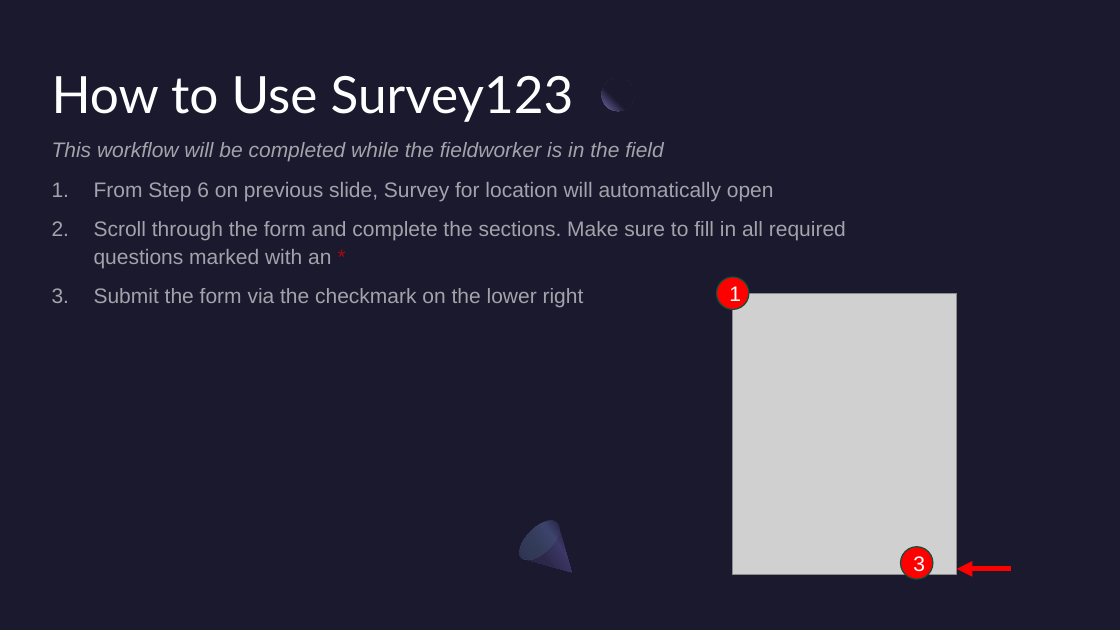
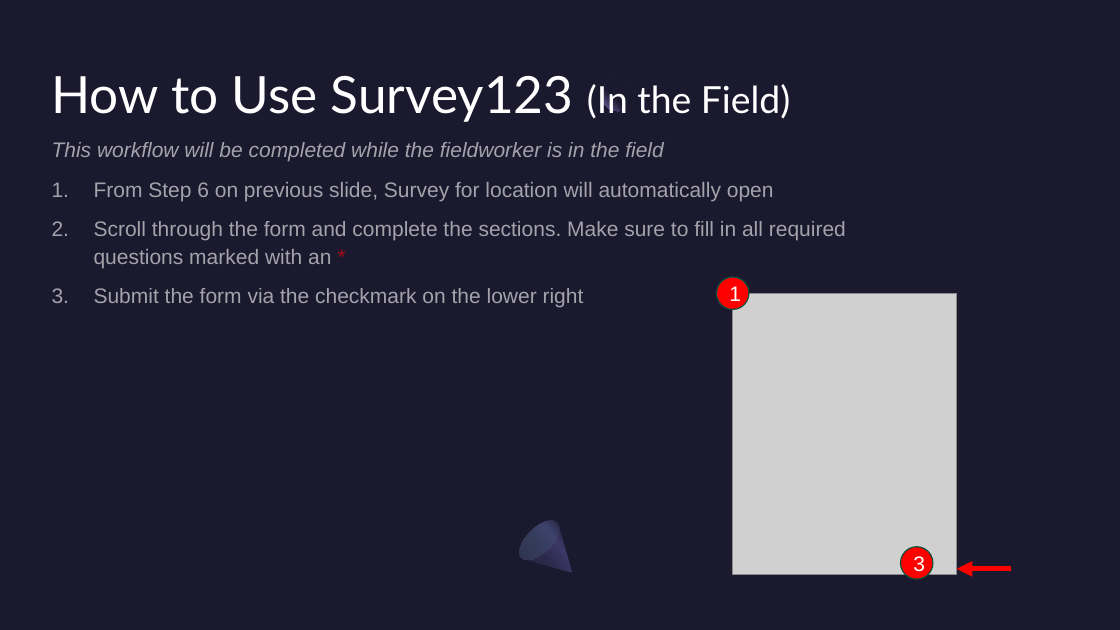
Before and after one commit to NWFWMD-IT/Hydrologic-Monitoring-Project, a slide deck: slide 6 of documents/user_guides/Hydrologic-Monitoring-Project-Fieldwork-Instructions.pptx (slide 5 before the commit). Drawn at 1120x630 pixels with LibreOffice and Linux fonts; fonts in the diff are those of the drawing; grey boxes stand for pictures. Boxes give left, top, right and bottom in pixels: in the first picture for what was removed or moved away, otherwise in the second. Text is boxed around its words. In the diff, an @@ line names an element or a change of style, - is before the commit and + after.

Commit message:
Added slide to explain how to update the Survey123

```diff
--- a/documents/user_guides/Hydrologic-Monitoring-Project-Fieldwork-Instructions.pptx
+++ b/documents/user_guides/Hydrologic-Monitoring-Project-Fieldwork-Instructions.pptx
@@ title at [52, 76, 790, 122]: text changed @@
-How to Use Survey123
+How to Use Survey123 (In the Field)
```
Also in this commit, not shown: 3 other slides changed, 1 slide added.
